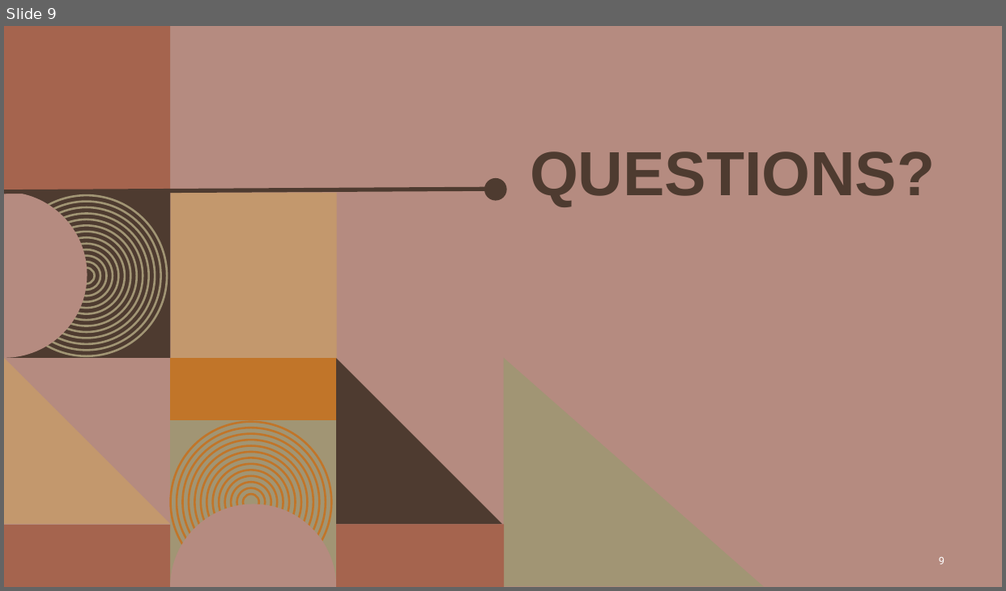
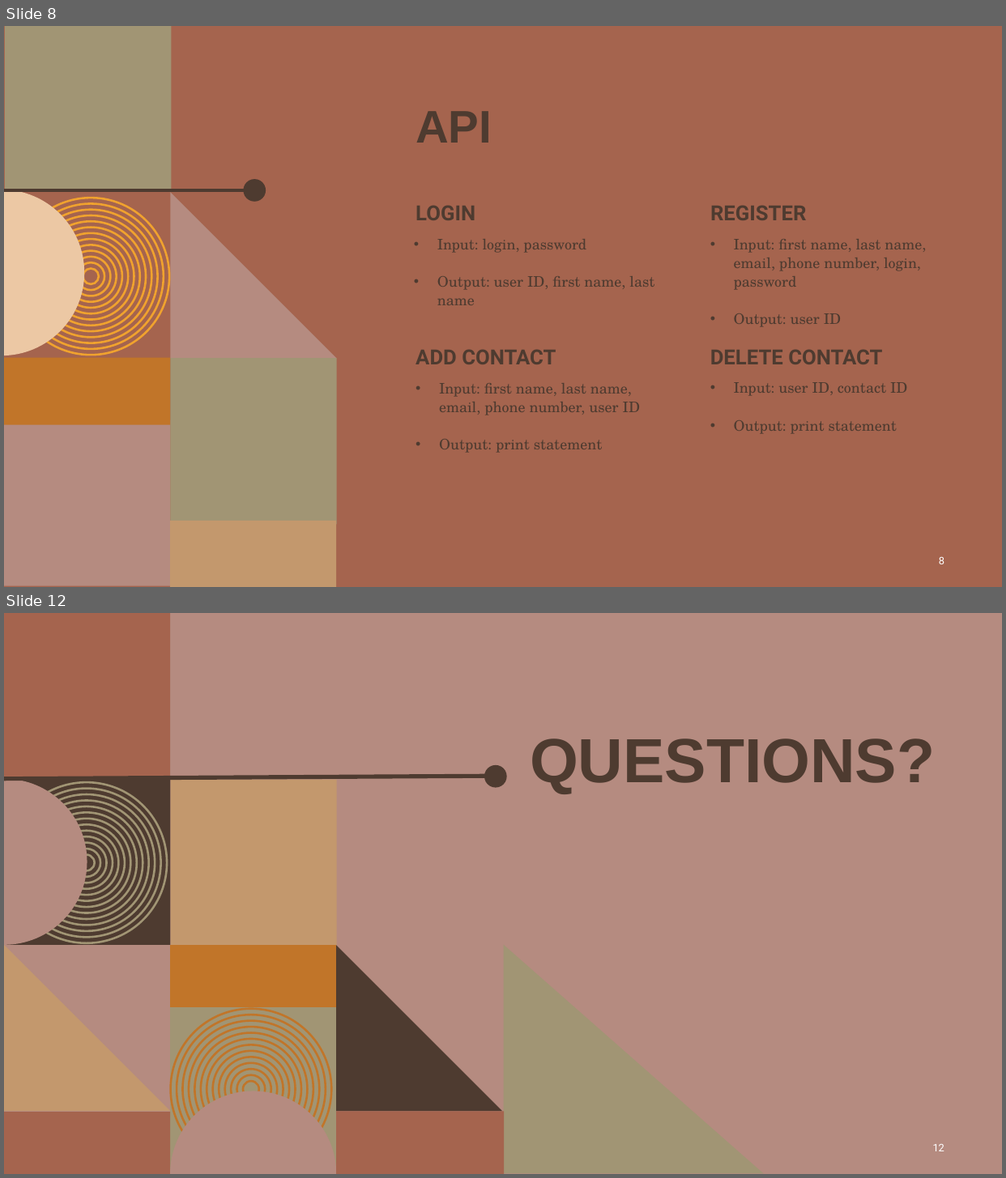
Before and after one commit to KalebOTB/ContactManager, a slide deck: Miscellaneous/Contact_Manager.pptx. Shown one above the other, each under a label of ours: slide 9 before the commit, slides 8 and 12 after it; the slides between them are not shown. The pictures are 1006x591 and 1006x1178 pixels, drawn with LibreOffice and Linux fonts; fonts in the diff are those of the drawing; background and template pictures are left out. Boxes give left, top, right and bottom in pixels: in the first picture for what was removed or moved away, otherwise in the second. Text is boxed around its words. In the diff, an @@ line names an element or a change of style, - is before the commit and + after.

```diff
--- a/Miscellaneous/Contact_Manager.pptx
+++ b/Miscellaneous/Contact_Manager.pptx
@@ slide 8 added at <box>4,26,1002,587</box>, background #A5644E @@
@@ title added at <box>415,111,492,143</box>, 44 pt, text #4E3B30, bold @@
+API
@@ group added at <box>4,26,336,587</box>: 14 ellipses, 6 rectangles, 2 freeform shapes, 1 line @@
@@ text added at <box>415,205,475,220</box>, 20 pt, text #4E3B30, bold @@
+LOGIN
@@ text added at <box>710,205,806,220</box>, 20 pt, text #4E3B30, bold @@
+REGISTER
@@ text added at <box>437,239,654,305</box>, 14 pt, text #4E3B30 @@
+• Input: login, password
+• Output: user ID, first name, last name
@@ text added at <box>734,239,926,327</box>, 14 pt, text #4E3B30 @@
+• Input: first name, last name, email, phone number, login, password
+• Output: user ID
@@ text added at <box>415,349,556,365</box>, 20 pt, text #4E3B30, bold @@
+ADD CONTACT
@@ text added at <box>710,349,882,365</box>, 20 pt, text #4E3B30, bold @@
+DELETE CONTACT
@@ text added at <box>439,383,640,453</box>, 14 pt, text #4E3B30 @@
+• Input: first name, last name, email, phone number, user ID
+• Output: print statement
@@ text added at <box>734,382,907,434</box>, 14 pt, text #4E3B30 @@
+• Input: user ID, contact ID
+• Output: print statement
@@ page number added at <box>939,557,944,565</box>, 10 pt, text #FFFFFF @@
+8
@@ what was slide 9 is now slide 12 @@
@@ page number at <box>933,1144,944,1152</box>: text changed @@
-9
+12
```
Also in this commit, not shown: 2 slides changed, 2 other slides added.
